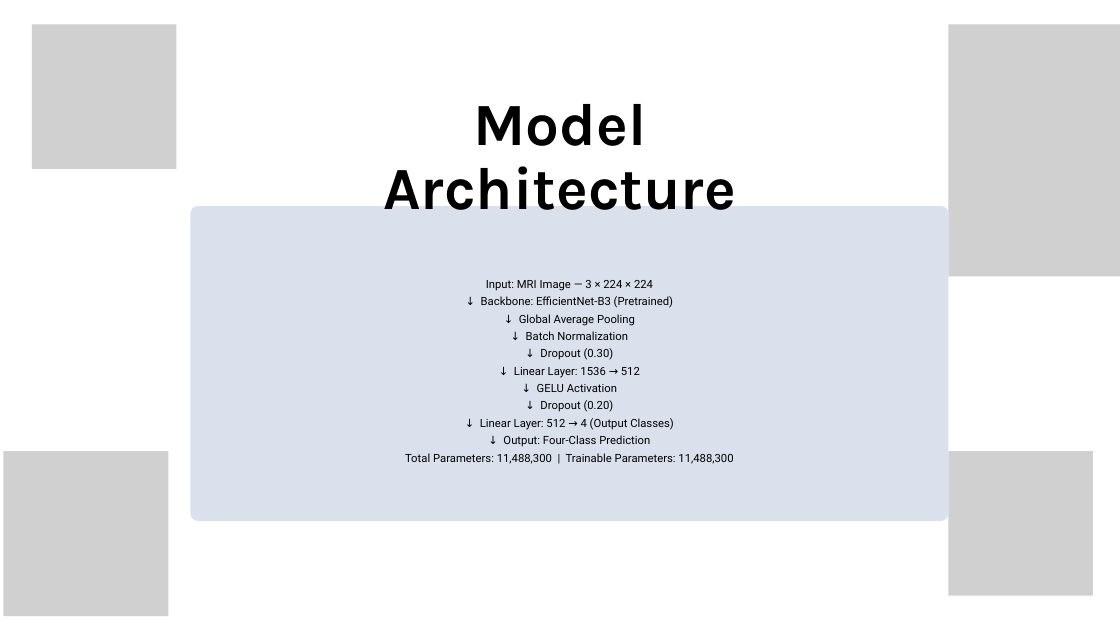
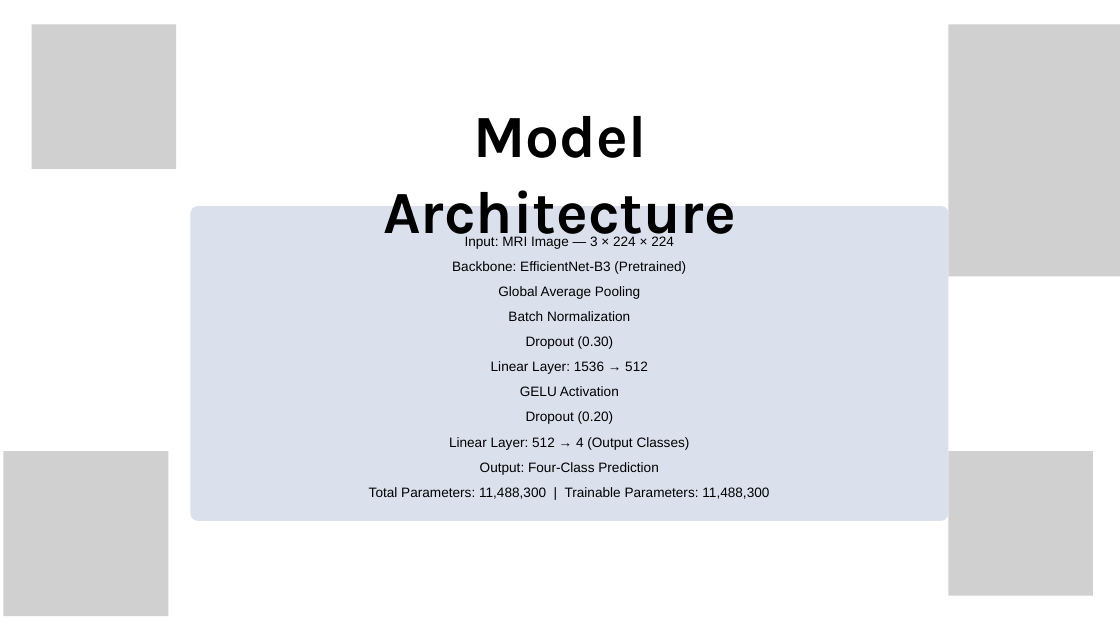
Before and after one commit to Belugabilli/BrainTumor-PE-1, a slide deck: slide 11 of Report/EfficientNet-B3 Project.pptx. Drawn at 1120x630 pixels with LibreOffice and Linux fonts; fonts in the diff are those of the drawing; grey boxes stand for pictures; background and template pictures are left out. Boxes give left, top, right and bottom in pixels: in the first picture for what was removed or moved away, otherwise in the second. Text is boxed around its words. In the diff, an @@ line names an element or a change of style, - is before the commit and + after.

```diff
--- a/Report/EfficientNet-B3 Project.pptx
+++ b/Report/EfficientNet-B3 Project.pptx
@@ text "Model Architecture" at (383, 116, 736, 248): line spacing 82.4pt to 1.07 @@
@@ text "Input: MRI Image — 3 ...": place and size @@
-text "Input: MRI Image — 3 ..." at (405, 280, 733, 464)
+text "Input: MRI Image — 3 ..." at (369, 236, 769, 499)
@@ text at (369, 236, 769, 499): size 14.5 to 17.5 pt, font Roboto to Arial in "Input: MRI Image — 3 × 224 ...", "Total Parameters: 11,488,300 | Trainable Parameters: 11,488, ..."; line spacing 22.3pt to 1.54 @@
@@ text at (449, 261, 690, 475): text changed; size 14.5 to 17.5 pt; font Roboto to Arial @@
-↓ Backbone: EfficientNet-B3 (Pretrained)
-↓ Global Average Pooling
-↓ Batch Normalization
-↓ Dropout (0.30)
-↓ Linear Layer: 1536 → 512
-↓ GELU Activation
-↓ Dropout (0.20)
-↓ Linear Layer: 512 → 4 (Output Classes)
-↓ Output: Four-Class Prediction
+Backbone: EfficientNet-B3 (Pretrained)
+Global Average Pooling
+Batch Normalization
+Dropout (0.30)
+Linear Layer: 1536 → 512
+GELU Activation
+Dropout (0.20)
+Linear Layer: 512 → 4 (Output Classes)
+Output: Four-Class Prediction
```
Also in this commit, not shown: 26 other slides changed, 2 slides added, 3 slides removed.
